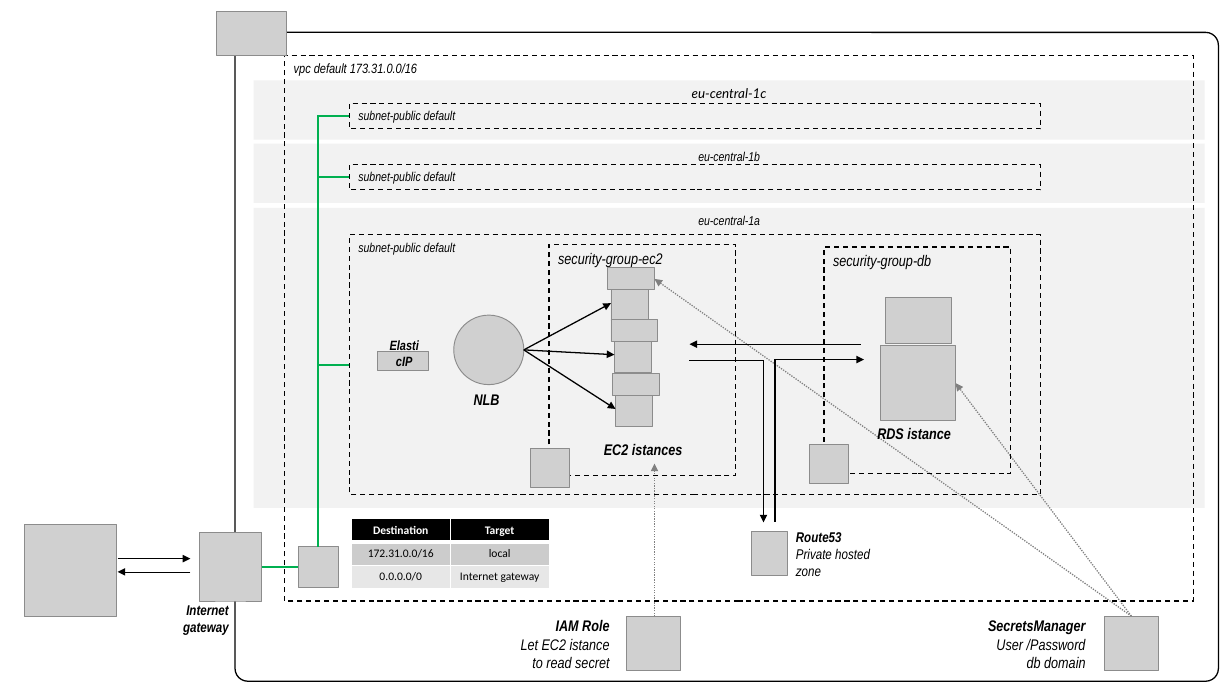
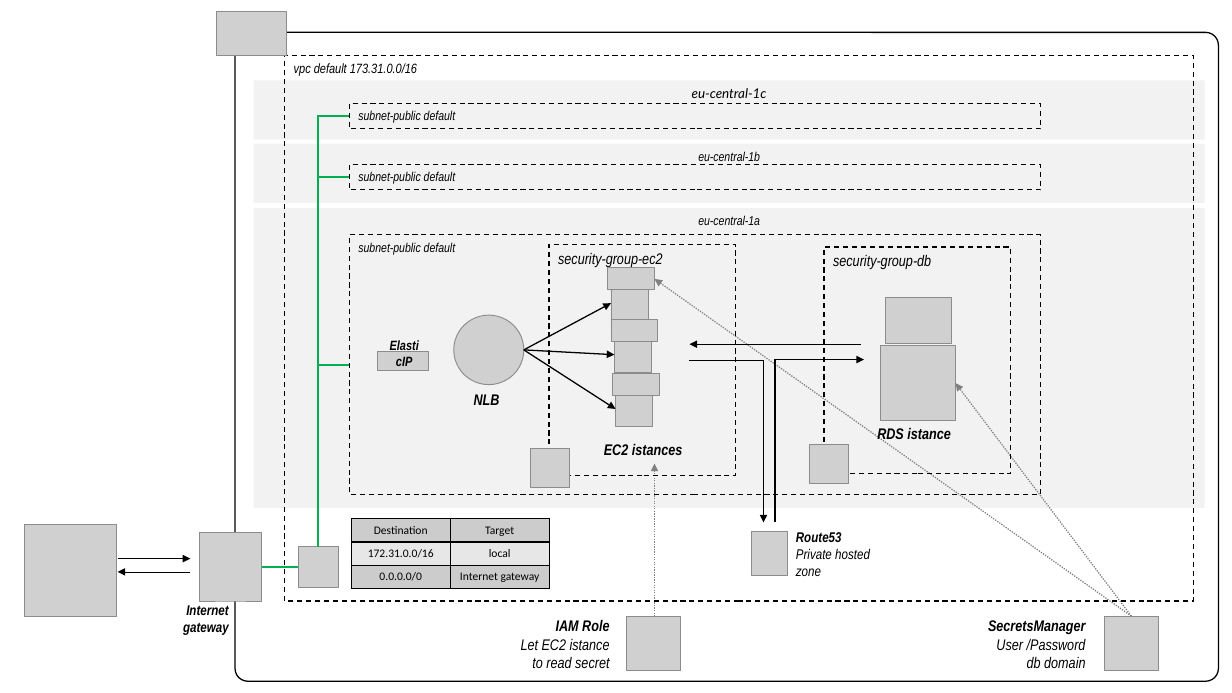
Before and after one commit to bortolo/Three-tier-app-infrastructure, a slide deck: slide 1 of terraform_test_AWS/Loadbalancer/images/architecture.pptx. Drawn at 1232x693 pixels with LibreOffice and Linux fonts; fonts in the diff are those of the drawing; grey boxes stand for pictures. Boxes give left, top, right and bottom in pixels: in the first picture for what was removed or moved away, otherwise in the second. Text is boxed around its words. In the diff, an @@ line names an element or a change of style, - is before the commit and + after.

```diff
--- a/terraform_test_AWS/Loadbalancer/images/architecture.pptx
+++ b/terraform_test_AWS/Loadbalancer/images/architecture.pptx
@@ table at (x1=351, y1=518, x2=549, y2=588) @@
@@ fill #000000 to #CCCCCC in row 1 @@
@@ fill #CCCCCC to #E7E7E7 in row 2 @@
@@ fill #E7E7E7 to #CCCCCC in row 3 @@
@@ text colour #FFFFFF to #000000, bold off in "Destination", "Target" @@
@@ borders changed @@
```
Also in this commit, not shown: 21 other files.
